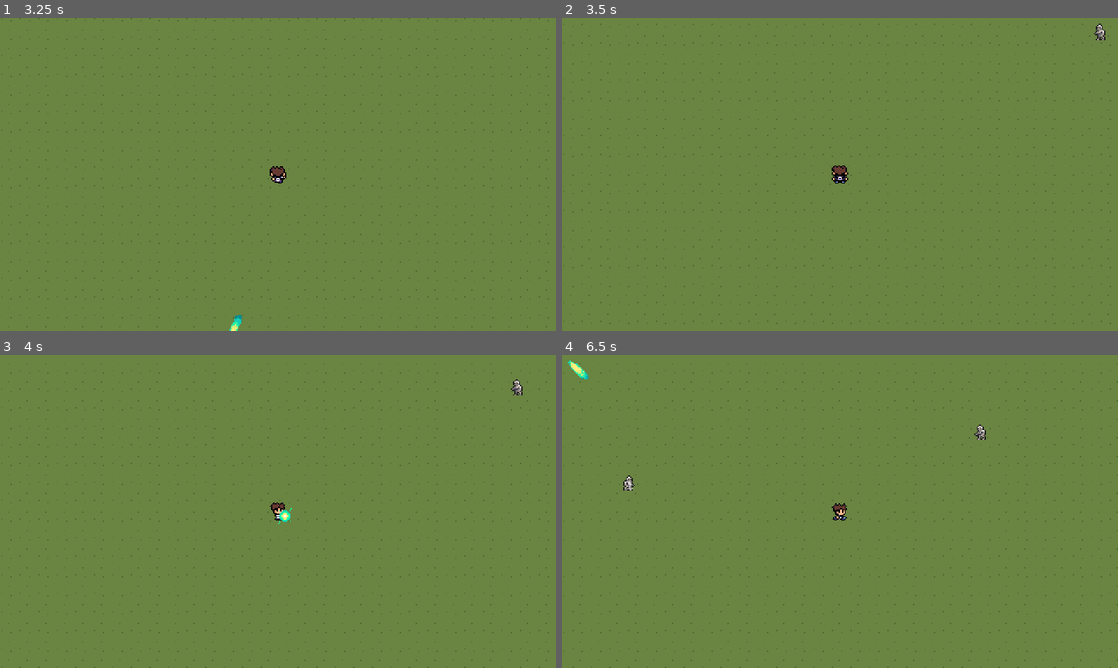
Above: before the commit, frames 1-4 (two rows, left to right).
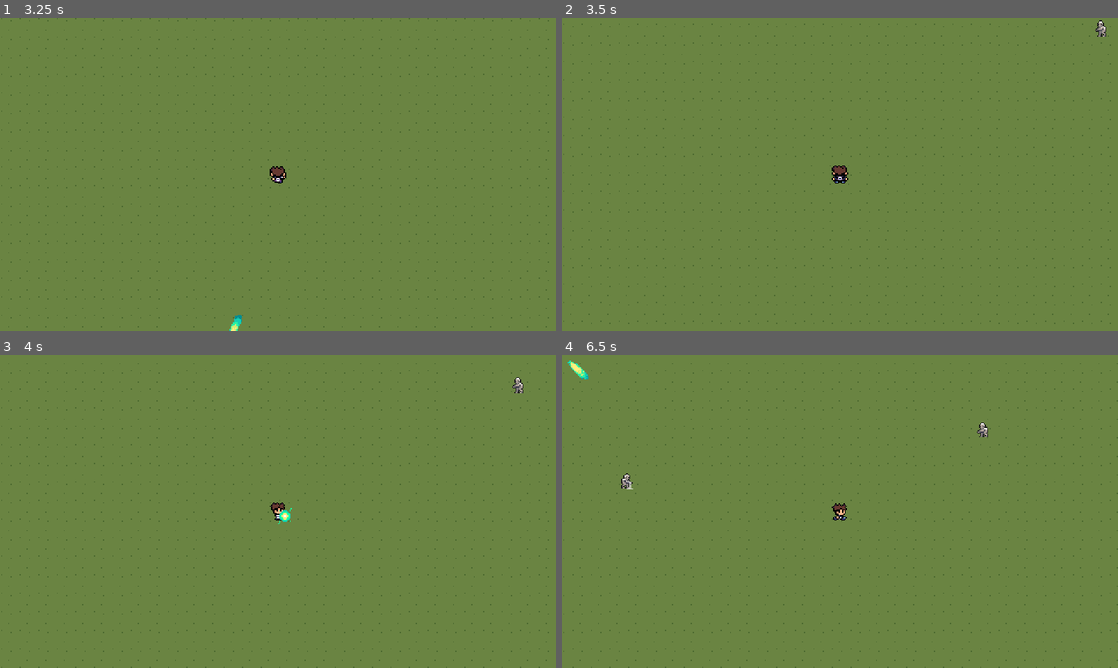
Above: after the commit, the same moments.

Repository: mp1707/godot-survivors-game
Game: Godot game, scene res://scenes/main.tscn
Two runs of this game, one before a commit and one after it. Both use one fixed random seed, a clock stepped at 60 frames per second and the inputs below.
Inputs (mouse positions are in pixels of both pictures, inside the frame that each line leads up to):
- Up to frame 1 (3.25 s): tap Enter at 0.5 s; move the mouse to (400, 158) at 0.52 s; hold D (move_right) 0.53-1.28 s; hold E (active_ability) 0.53-1.28 s; click (400, 158) at 0.67 s; move the mouse to (166, 190) at 1.27 s; hold Down (move_down) 1.28-2.03 s; tap E (active_ability) at 1.35, 2.85 s; move the mouse to (333, 105) at 2.02 s; hold D (move_right) 2.03-2.78 s; hold E (active_ability) 2.03-2.78 s; tap Space at 2.75 s; move the mouse to (250, 237) at 2.77 s; hold W (move_up) from 2.78 s (still down); click (250, 237) at 2.92 s
- Up to frame 2 (3.5 s): keep holding W (move_up)
- Up to frame 3 (4 s): move the mouse to (444, 558) at 3.52 s; release W (move_up) at 3.53 s; hold A (move_left) from 3.53 s (still down); hold E (active_ability) from 3.53 s (still down)
- Up to frame 4 (6.5 s): move the mouse to (673, 464) at 4.27 s; release E (active_ability) at 4.28 s; tap E (active_ability) at 4.35, 5.85 s; move the mouse to (867, 511) at 5.02 s; release A (move_left) at 5.03 s; hold Down (move_down) 5.03-5.78 s; hold E (active_ability) 5.03-5.78 s; click (867, 511) at 5.17 s; move the mouse to (756, 433) at 5.77 s; hold D (move_right) from 5.78 s (still down)

Frame 1 is identical in both runs. In frame 2, less than 0.1% of the frame differs, in the area x 95-98%, y 0-8%; in frame 3, less than 0.1%; in frame 4, 0.2%, in the area x 10-77%, y 21-44%.
Error before the commit: Invalid assignment of property or key 'text' with value of type 'String' on a base object of type 'Nil'. (res://scripts/ui/floating_damage_number.gd:16)

Commit message:
Add player health UI and combat hit feedback

Diff:
--- a/scenes/player.tscn
+++ b/scenes/player.tscn
@@ -2,6 +2,7 @@
 
 [ext_resource type="Texture2D" uid="uid://8esgyqo6dgmc" path="res://art/character/player.png" id="1_3vyb7"]
 [ext_resource type="Script" uid="uid://c0te4bt2fcja7" path="res://scripts/player.gd" id="1_g2els"]
+[ext_resource type="Script" uid="uid://c71jwhh35wv3u" path="res://scripts/player_health_bar.gd" id="3_qhqgy"]
 
 [sub_resource type="AtlasTexture" id="AtlasTexture_g2els"]
 atlas = ExtResource("1_3vyb7")
@@ -164,4 +165,7 @@
 [node name="MuzzleSide" type="Marker2D" parent="." unique_id=2059080708]
 position = Vector2(6, 4)
 
+[node name="HealthBar" type="Node2D" parent="." unique_id=952384356]
+script = ExtResource("3_qhqgy")
+
 [connection signal="timeout" from="AttackTimer" to="." method="_on_attack_timer_timeout"]
--- a/scripts/enemies/ghoul.gd
+++ b/scripts/enemies/ghoul.gd
@@ -3,12 +3,23 @@
 
 @export var move_speed: float = 40.0
 @export var stop_distance: float = 12.0
+@export var attack_range: float = 18.0
+
 var target: Node2D
+
+@export var attack_damage: int = 10
+@export var attack_interval: float = 0.8
+var _attack_cooldown_left: float = 0.0
 
 signal damage_taken(amount: int, world_position: Vector2)
 
 @export var max_hp: int = 3
+@export var knockback_strength: float = 70.0
+@export var knockback_decay: float = 650.0
+@export var hit_flash_time: float = 0.07
+
 var _hp: int = 0
+var _knockback_velocity: Vector2 = Vector2.ZERO
 
 func _ready() -> void:
 	_hp = max_hp
@@ -23,6 +34,9 @@
 	var to_target: Vector2 = target.global_position - global_position
 	var dist: float = to_target.length()
 
+	if _attack_cooldown_left > 0.0:
+		_attack_cooldown_left = max(_attack_cooldown_left - _delta, 0.0)
+
 	if dist <= stop_distance:
 		velocity = Vector2.ZERO
 	else:
@@ -31,10 +45,30 @@
 		# target links vom ghoul -> nach links schauen
 		$AnimatedSprite2D.flip_h = dir.x < 0.0
 
+	if dist <= attack_range and _attack_cooldown_left <= 0.0 and target.has_method("apply_damage"):
+		target.apply_damage(attack_damage, global_position)
+		_attack_cooldown_left = attack_interval
+
+	_knockback_velocity = _knockback_velocity.move_toward(Vector2.ZERO, knockback_decay * _delta)
+	velocity += _knockback_velocity
+
 	move_and_slide()
 
 func apply_damage(amount: int, hit_world_position: Vector2) -> void:
 	_hp -= amount
 	damage_taken.emit(amount, hit_world_position)
+
+	var dir: Vector2 = (global_position - hit_world_position).normalized()
+	if dir == Vector2.ZERO:
+		dir = Vector2.UP
+	_knockback_velocity = dir * knockback_strength
+	_play_hit_flash()
+
 	if _hp <= 0:
 		queue_free()
+
+func _play_hit_flash() -> void:
+	var sprite: AnimatedSprite2D = $AnimatedSprite2D
+	sprite.modulate = Color(2.0, 2.0, 2.0, 1.0)
+	var tw: Tween = create_tween()
+	tw.tween_property(sprite, "modulate", Color(1, 1, 1, 1), hit_flash_time)
--- a/scripts/main.gd
+++ b/scripts/main.gd
@@ -56,5 +56,5 @@
 		push_error("Failed to instantiate floating damage number scene.")
 		return
 	number.global_position = world_position
+	add_child(number) # auf Main-Ebene, damit es im World-Space mit Kamera läuft
 	number.setup(amount)
-	add_child(number) # auf Main-Ebene, damit es im World-Space mit Kamera läuft
--- a/scripts/player.gd
+++ b/scripts/player.gd
@@ -1,4 +1,7 @@
 extends CharacterBody2D
+
+signal health_changed(current: int, max: int)
+signal died()
 
 const LASER_SCENE: PackedScene = preload("res://scenes/abilities/laser_projectile.tscn")
 const CHARGED_BLAST_SCENE: PackedScene = preload("res://scenes/abilities/charged_laser_blast.tscn")
@@ -9,6 +12,13 @@
 @export var charged_max_damage: int = 14
 @export var charged_min_scale: float = 1.0
 @export var charged_max_scale: float = 3.0
+
+@export var max_health: int = 100
+@export var damage_invuln_time: float = 0.25
+@onready var _health_bar: PlayerHealthBar = $HealthBar as PlayerHealthBar
+@export var knockback_strength: float = 90.0
+@export var knockback_decay: float = 700.0
+@export var hit_flash_time: float = 0.08
 
 @export var speed: float = 150.0
 @export var shoot_anim_duration: float = 0.3
@@ -20,8 +30,20 @@
 var _aim_direction: Vector2 = Vector2.DOWN
 var _charge_vfx: Area2D = null
 var _charge_vfx_sprite: AnimatedSprite2D
+var _health: int = 0
+var _damage_invuln_left: float = 0.0
+var _knockback_velocity: Vector2 = Vector2.ZERO
+
+
+func _ready() -> void:
+	_health = max_health
+	health_changed.connect(_on_health_changed)
+	health_changed.emit(_health, max_health)
 
 func _physics_process(delta: float) -> void:
+
+	if _damage_invuln_left > 0.0:
+		_damage_invuln_left = max(_damage_invuln_left - delta, 0.0)
 
 	_handle_charge_input(delta)
 
@@ -30,8 +52,10 @@
 		if _shoot_anim_time_left < 0.0:
 			_shoot_anim_time_left = 0.0
 
+	_knockback_velocity = _knockback_velocity.move_toward(Vector2.ZERO, knockback_decay * delta)
+
 	if _is_charging:
-		velocity = Vector2.ZERO
+		velocity = _knockback_velocity
 		# aim dir berechnen (z. B. nearest enemy / mouse / last dir)
 		_aim_direction = _get_mouse_aim_direction()
 		_set_shoot_animation(_aim_direction)
@@ -43,6 +67,8 @@
 	var input_vector: Vector2 = _get_movement_input_vector()
 
 	velocity = input_vector.normalized() * speed
+
+	velocity += _knockback_velocity
 
 	move_and_slide()
 
@@ -87,6 +113,35 @@
 			return to_mouse.normalized()
 	return _get_keyboard_input_vector()
 
+func apply_damage(amount: int, source_world_position: Vector2) -> void:
+	if amount <= 0:
+		return
+	if _damage_invuln_left > 0.0:
+		return
+
+	_health = maxi(_health - amount, 0)
+	_damage_invuln_left = damage_invuln_time
+	health_changed.emit(_health, max_health)
+
+	if _health == 0:
+		died.emit()
+
+	var dir: Vector2 = (global_position - source_world_position).normalized()
+	if dir == Vector2.ZERO:
+		dir = Vector2.UP
+	_knockback_velocity = dir * knockback_strength
+	_play_hit_flash()
+
+func _play_hit_flash() -> void:
+	var sprite: AnimatedSprite2D = $AnimatedSprite2D
+	sprite.modulate = Color(2.0, 2.0, 2.0, 1.0)
+	var tw: Tween = create_tween()
+	tw.tween_property(sprite, "modulate", Color(1, 1, 1, 1), hit_flash_time)
+
+func _on_health_changed(current: int, max_value: int) -> void:
+	var ratio: float = float(current) / float(max_value)
+	_health_bar.set_ratio(ratio)
+
 func _play_shoot_animation(dir: Vector2) -> void:
 	_set_shoot_animation(dir)
 	$AnimatedSprite2D.play()
--- /dev/null
+++ b/scripts/player_health_bar.gd
@@ -0,0 +1,24 @@
+extends Node2D
+class_name PlayerHealthBar
+
+@export var bar_width: float = 18.0
+@export var bar_height: float = 2.0
+@export var y_offset: float = -12.0
+
+var _ratio: float = 1.0
+
+func _ready() -> void:
+	position = Vector2(0.0, y_offset)
+	z_as_relative = false
+	z_index = 1000
+	visible = false
+
+func set_ratio(value: float) -> void:
+	_ratio = clamp(value, 0.0, 1.0)
+	visible = _ratio < 0.999
+	queue_redraw()
+
+func _draw() -> void:
+	var top_left: Vector2 = Vector2(-bar_width * 0.5, 0.0)
+	draw_rect(Rect2(top_left, Vector2(bar_width, bar_height)), Color.BLACK)
+	draw_rect(Rect2(top_left, Vector2(bar_width * _ratio, bar_height)), Color.RED)
Not shown, added: scripts/player_health_bar.gd.uid
